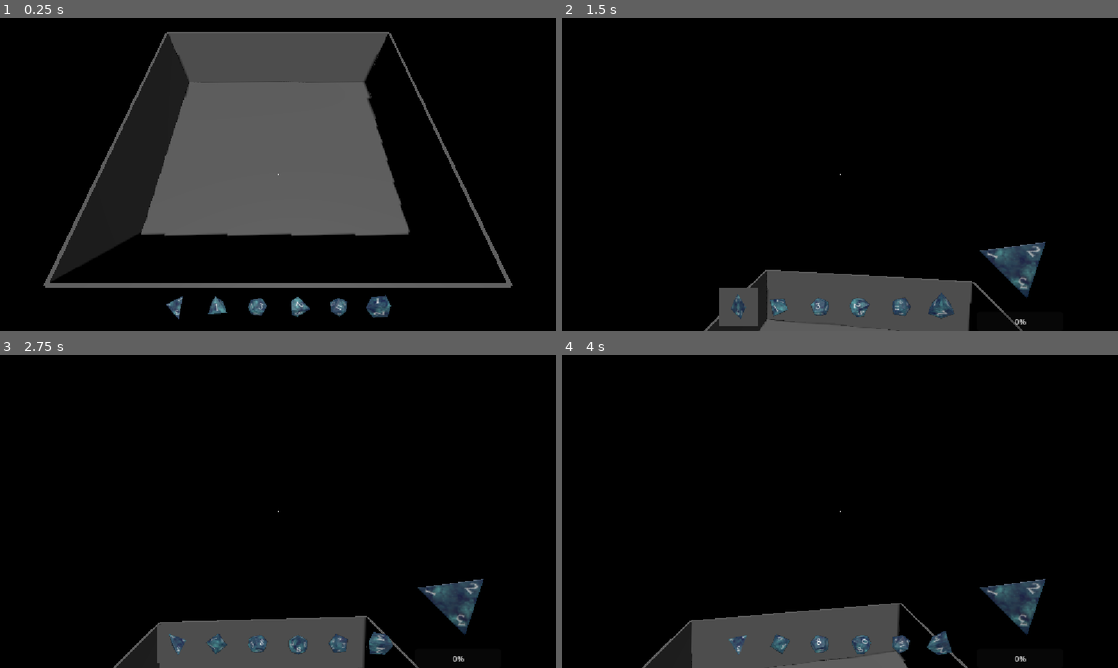
Above: before the commit, frames 1-4 (two rows, left to right).
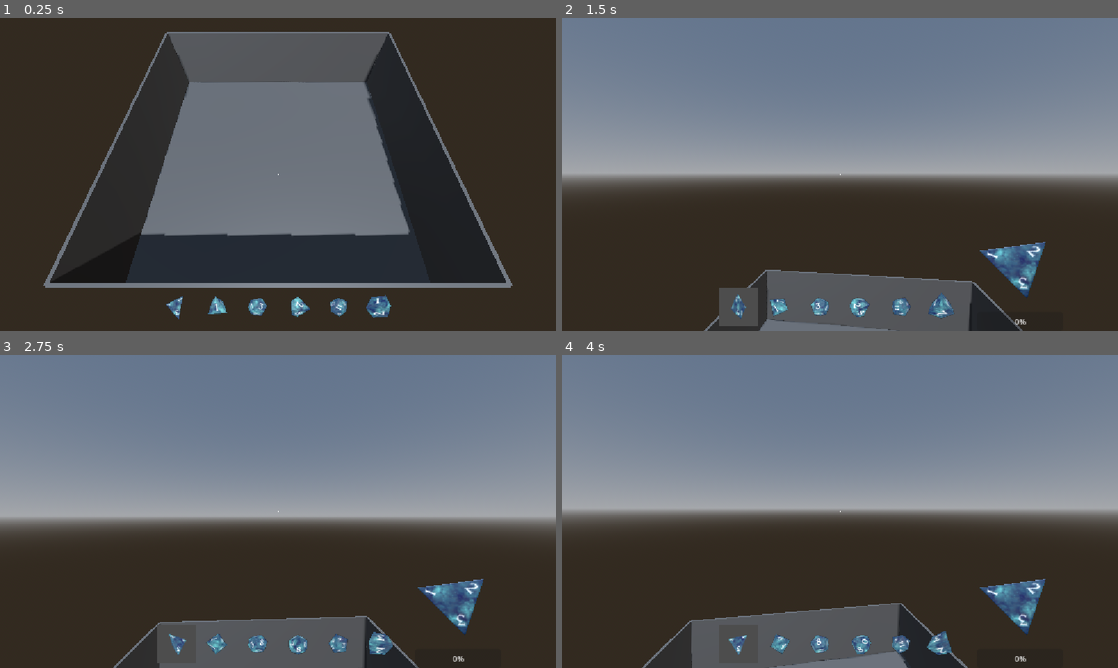
Above: after the commit, the same moments.

Repository: jruigrok/DiceSim
Game: Godot game, scene res://scenes/dice_sim.tscn
The game is run twice, just before and just after one commit, with the same random seed, the same clock (stepped at 60 frames per second) and the same inputs.
Inputs (mouse positions are in pixels of both pictures, inside the frame that each line leads up to):
- Up to frame 1 (0.25 s): no input
- Up to frame 2 (1.5 s): tap Enter at 0.5 s; move the mouse to (867, 174) at 0.52 s; press the mouse at (867, 174) at 0.53 s; move the mouse to (812, 174) at 1.27 s; release the mouse at (812, 174) at 1.28 s; tap 1 at 1.35 s
- Up to frame 3 (2.75 s): move the mouse to (289, 505) at 2.02 s; tap 9 at 2.1 s
- Up to frame 4 (4 s): move the mouse to (834, 517) at 2.77 s; click (834, 517) at 2.85 s; move the mouse to (878, 514) at 3.52 s; tap 1 at 3.6 s

The runs differ from the first frame. In frame 1, 87% of the frame differs, in the area x 0-100%, y 0-100%; in frame 2, 94%; in frame 3, 94%; in frame 4, 94%.

Commit message:
Added sky

Diff:
--- a/materials/floor_mat.tres
+++ b/materials/floor_mat.tres
@@ -2,4 +2,6 @@
 
 [resource]
 albedo_color = Color(0.39215687, 0.39215687, 0.39215687, 1)
+metallic = 0.5
+metallic_specular = 0.52
 roughness = 0.5
--- a/scenes/dice_sim.tscn
+++ b/scenes/dice_sim.tscn
@@ -6,8 +6,16 @@
 [ext_resource type="PackedScene" uid="uid://b8mqbc133g0uo" path="res://scenes/dice_selector.tscn" id="4_hjywd"]
 [ext_resource type="Resource" uid="uid://cwjjsp5hi1jyi" path="res://dice_sets/BlueDiceSet.tres" id="5_vquxa"]
 
+[sub_resource type="ProceduralSkyMaterial" id="ProceduralSkyMaterial_hjywd"]
+
+[sub_resource type="Sky" id="Sky_vquxa"]
+sky_material = SubResource("ProceduralSkyMaterial_hjywd")
+
 [sub_resource type="Environment" id="Environment_ss5pj"]
-background_mode = 1
+background_mode = 2
+sky = SubResource("Sky_vquxa")
+ambient_light_color = Color(1, 1, 1, 1)
+reflected_light_source = 2
 
 [node name="Node3D" type="Node3D" unique_id=725421418]
 
--- a/scripts/camera_3d.gd
+++ b/scripts/camera_3d.gd
@@ -13,7 +13,7 @@
 		else:
 			Input.mouse_mode = Input.MOUSE_MODE_CAPTURED
 
-	elif event is InputEventMouseMotion:
+	elif Input.mouse_mode == Input.MOUSE_MODE_CAPTURED && event is InputEventMouseMotion:
 		rotate_y(-event.relative.x * sensitivity)
 
 		pitch -= event.relative.y * sensitivity
--- a/scripts/dice_roller.gd
+++ b/scripts/dice_roller.gd
@@ -13,7 +13,7 @@
 
 const MAX_CHARGE := 1.5
 const MIN_SPEED := 5.0
-const MAX_SPEED := 25.0
+const MAX_SPEED := 30.0
 const LOBB_ANGLE := 15.0
 var charging := false
 var time_charging: float = 0
